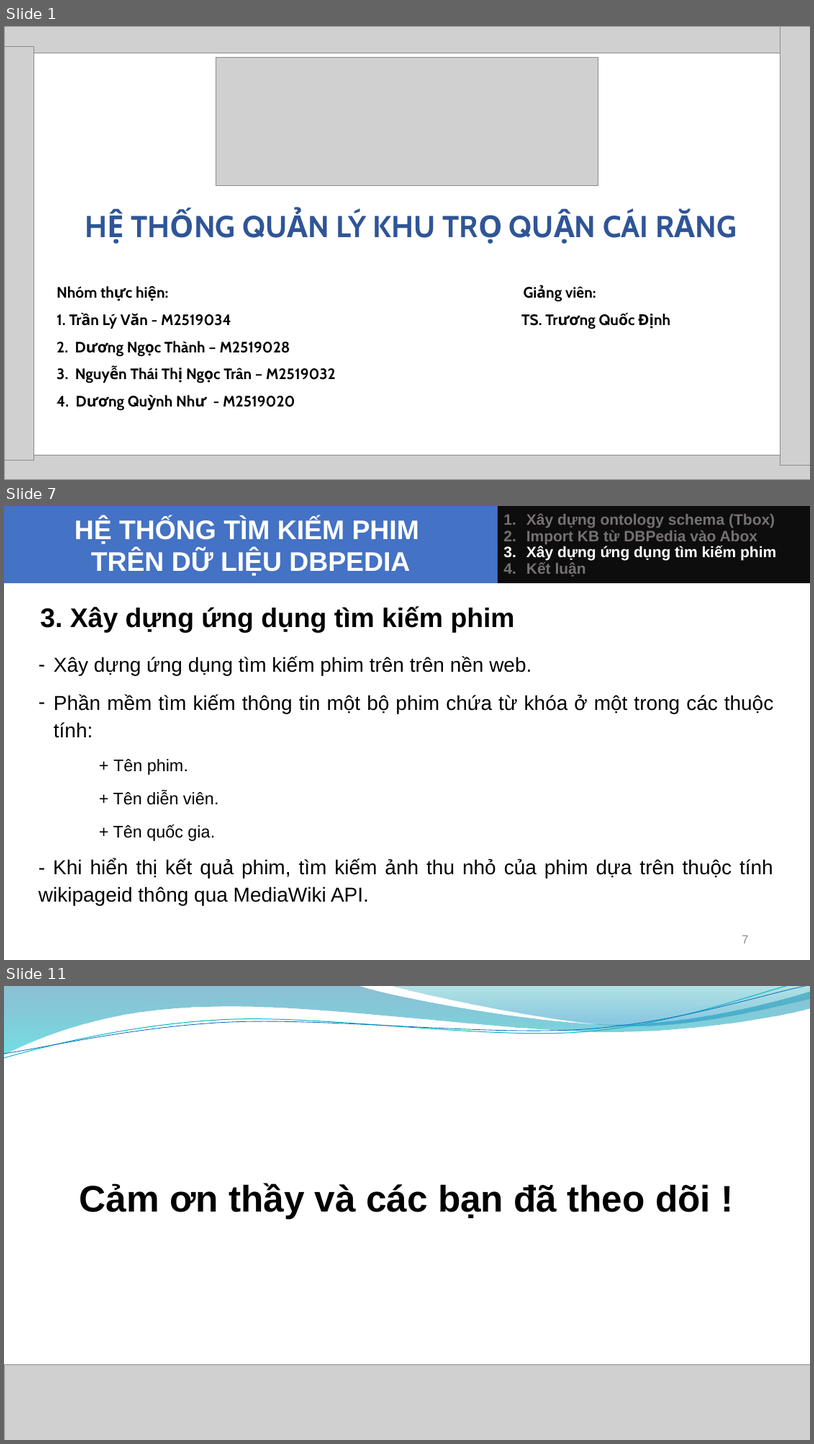
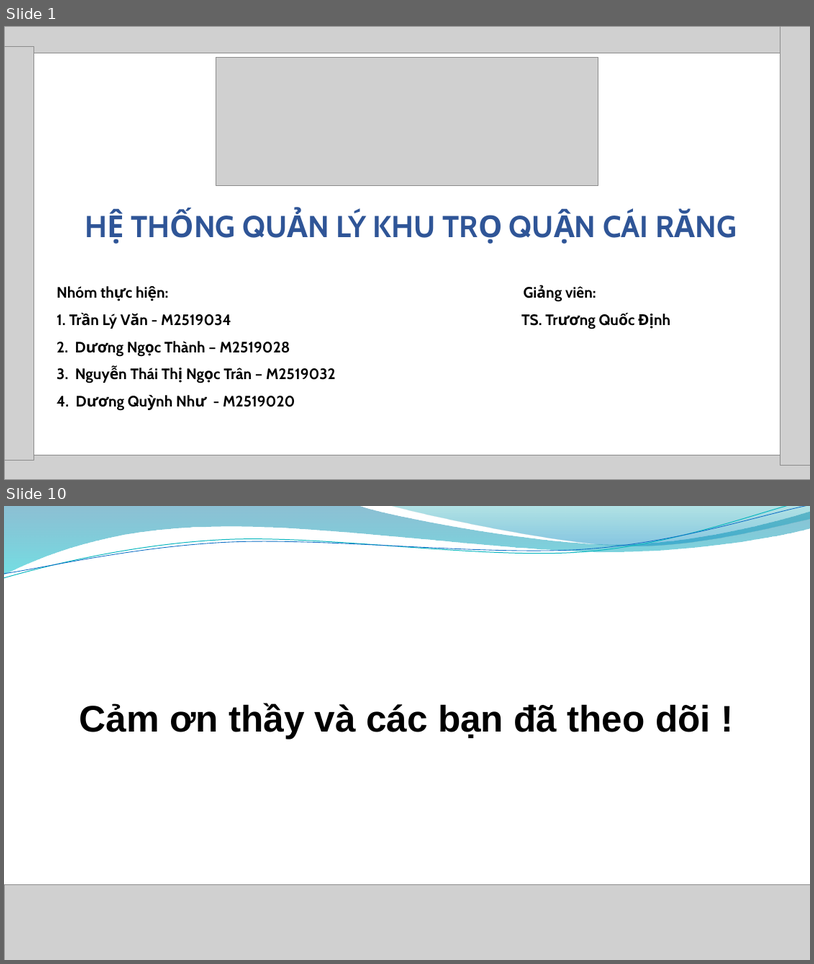
Before and after one commit to tranlyvan/khutro_cairang, a slide deck: Bao cao Nhom.pptx. Shown one above the other, each under a label of ours: slides 1, 7 and 11 before the commit, slides 1 and 10 after it; the slides between them are not shown. The pictures are 814x1444 and 814x964 pixels, drawn with LibreOffice and Linux fonts; fonts in the diff are those of the drawing; grey boxes stand for pictures; background and template pictures are left out. Boxes give left, top, right and bottom in pixels: in the first picture for what was removed or moved away, otherwise in the second. Text is boxed around its words. In the diff, an @@ line names an element or a change of style, - is before the commit and + after.

```diff
--- a/Bao cao Nhom.pptx
+++ b/Bao cao Nhom.pptx
@@ slide 7 removed at bbox=[4, 506, 810, 960], background #FFFFFF @@
@@ title removed at bbox=[4, 506, 498, 584] @@
-HỆ THỐNG TÌM KIẾM PHIM
-TRÊN DỮ LIỆU DBPEDIA
@@ rectangle removed at bbox=[498, 506, 810, 584] @@
-1. Xây dựng ontology schema (Tbox)
-2. Import KB từ DBPedia vào Abox
-3. Xây dựng ứng dụng tìm kiếm phim
-4. Kết luận
@@ text removed at bbox=[40, 606, 515, 633] @@
-  3. Xây dựng ứng dụng tìm kiếm phim
@@ text removed at bbox=[39, 656, 774, 905] @@
-– Xây dựng ứng dụng tìm kiếm phim trên trên nền web.
-– Phần mềm tìm kiếm thông tin một bộ phim chứa từ khóa ở một trong các thuộc tính:
-    + Tên phim.
-    + Tên diễn viên.
-    + Tên quốc gia.
-    - Khi hiển thị kết quả phim, tìm kiếm ảnh thu nhỏ của phim dựa trên thuộc tính wikipageid thông qua MediaWiki API.
@@ page number removed at bbox=[742, 935, 748, 943] @@
-7
@@ what was slide 11 is now slide 10 @@
```
Also in this commit, not shown: 3 slides changed, 5 slides added, 5 other slides removed.
